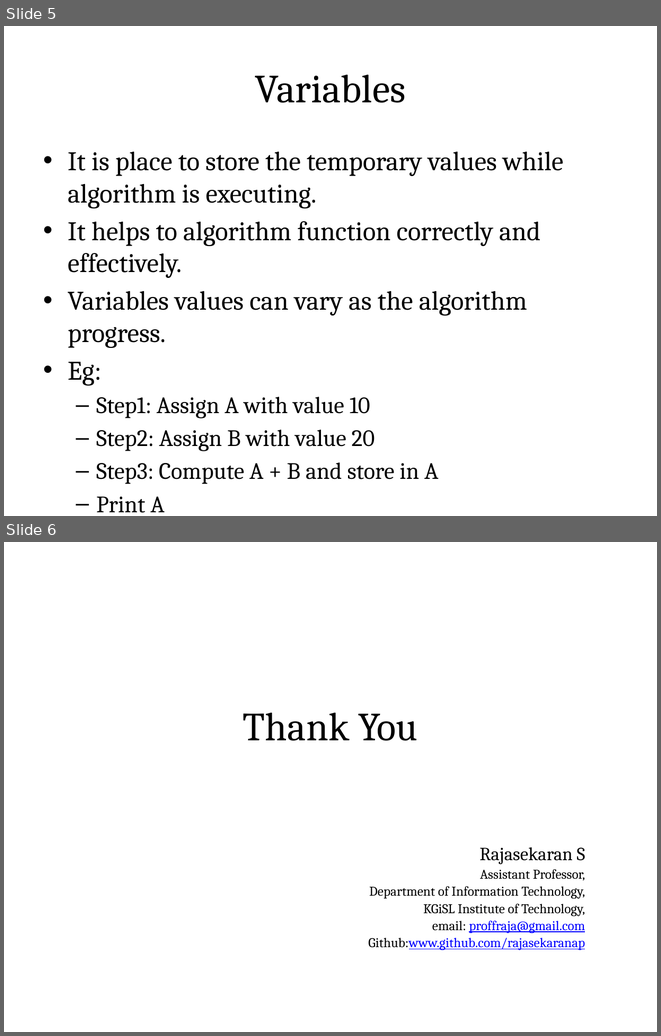
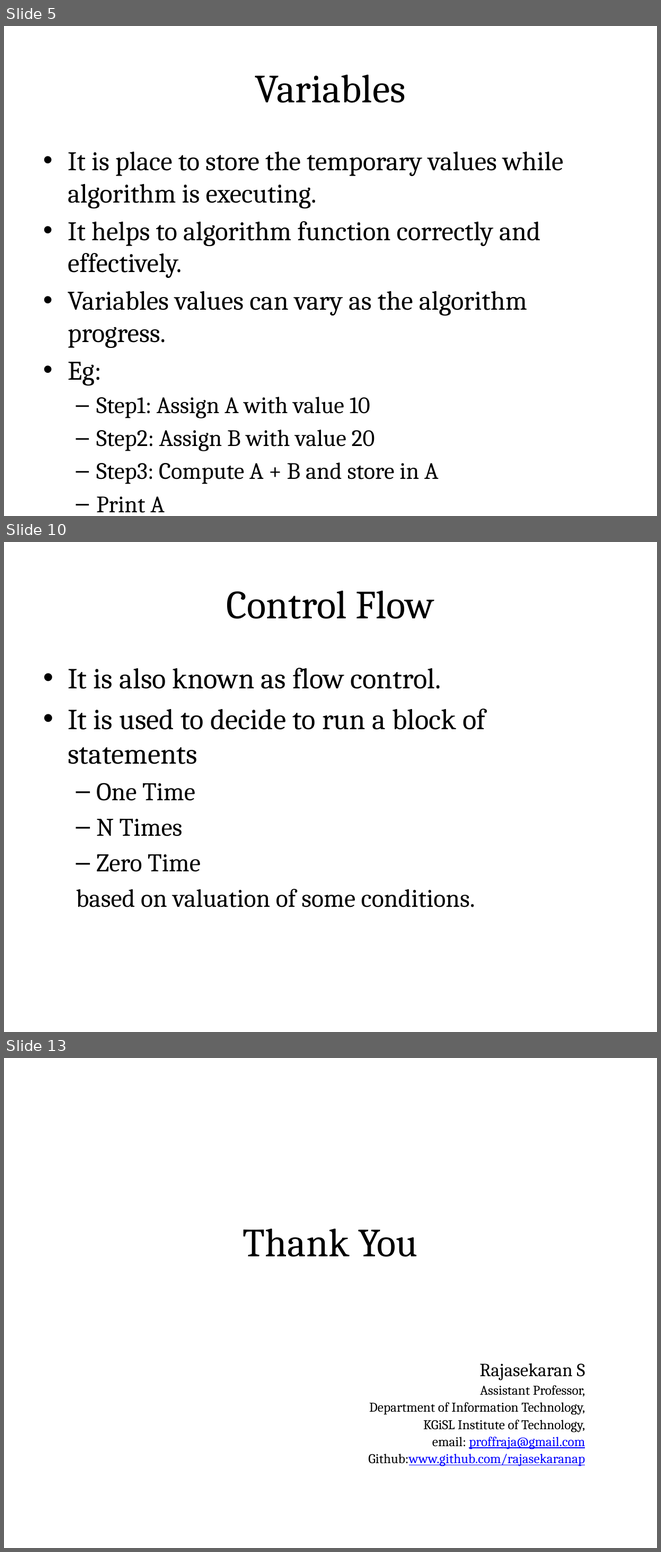
Before and after one commit to rajasekaran36/GE8151-Problem-Solving-and-Python-Programming, a slide deck: Slides/Unit 1/GE8151-U1-2-Building Blocks of Algorithms.pptx. Shown one above the other, each under a label of ours: slides 5 and 6 before the commit, slides 5, 10 and 13 after it; the slides between them are not shown. The pictures are 661x1036 and 661x1552 pixels, drawn with LibreOffice and Linux fonts; fonts in the diff are those of the drawing. Boxes give left, top, right and bottom in pixels: in the first picture for what was removed or moved away, otherwise in the second. Text is boxed around its words. In the diff, an @@ line names an element or a change of style, - is before the commit and + after.

```diff
--- a/Slides/Unit 1/GE8151-U1-2-Building Blocks of Algorithms.pptx
+++ b/Slides/Unit 1/GE8151-U1-2-Building Blocks of Algorithms.pptx
@@ slide 10 added at [4,542,657,1032], background #FFFFFF @@
@@ title added at [37,562,624,643], fill gradient #DAFDA7 to #E4FCC2 to #F5FFE7, outline #98B955 0.75 pt, 44 pt, text #000000 @@
+Control Flow
@@ text added at [68,668,486,907], 32 pt, text #000000 @@
+• It is also known as flow control.
+• It is used to decide to run a block of statements
+  – One Time
+  – N Times
+  – Zero Time
+  based on valuation of some conditions.
@@ what was slide 6 is now slide 13 @@
```
Also in this commit, not shown: 2 slides changed, 6 other slides added, 3 other files.
